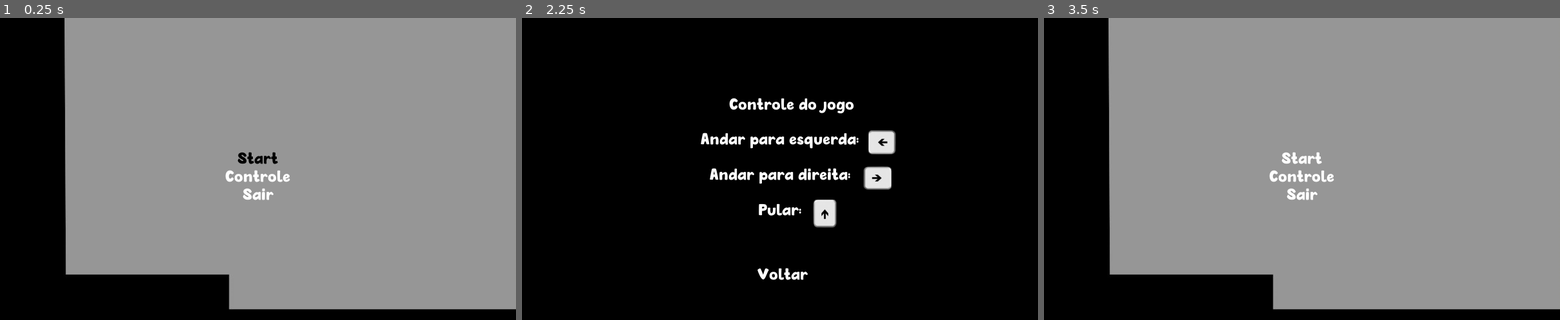
Above: before the commit, frames 1-3 (left to right).
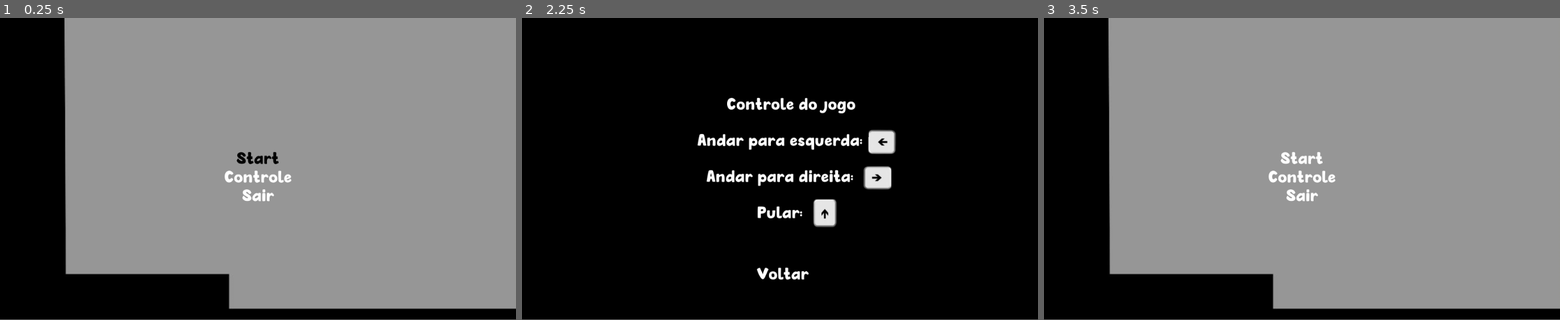
Above: after the commit, the same moments.

Repository: Juan370/Godot-Game
Game: Godot game, scene res://Scenes/startScreen.tscn
Two runs of this game, one before a commit and one after it. Both use one fixed random seed, a clock stepped at 60 frames per second and the inputs below. The project has no main scene, so this scene is started directly.
Inputs:
- Up to frame 1 (0.25 s): no input
- Up to frame 2 (2.25 s): click "Start" at 0.5 s; click "Start" at 1.25 s; click "Controle" at 2 s
- Up to frame 3 (3.5 s): click "Voltar" at 2.75 s
In our replay, the window is 800x469 before the commit and 800x468 after it. These sizes can differ from the game's own. Grey fills any space a smaller window leaves; there, only what the larger window draws over its background counts as a difference.

The runs differ from the first frame. In frame 1, 0.7% of the frame differs, in the area x 12-100%, y 44-97%; in frame 2, 2.4%, in the area x 34-73%, y 26-87%; in frame 3, 0.7%.

Commit message:
Add files via upload

Diff:
--- a/project.godot
+++ b/project.godot
@@ -11,11 +11,19 @@
 [application]
 
 config/name="Projeto_CC_2022"
+run/main_scene="res://Scenes/cena_startscreen.tscn"
 config/icon="res://icon.png"
 
 [display]
 
-window/stretch/mode="2d"
+window/stretch/mode="viewport"
+
+[layer_names]
+
+2d_physics/layer_1="Player"
+2d_physics/layer_2="Inimigos"
+2d_physics/layer_3="Items"
+2d_physics/layer_4="Mundo"
 
 [physics]
 
